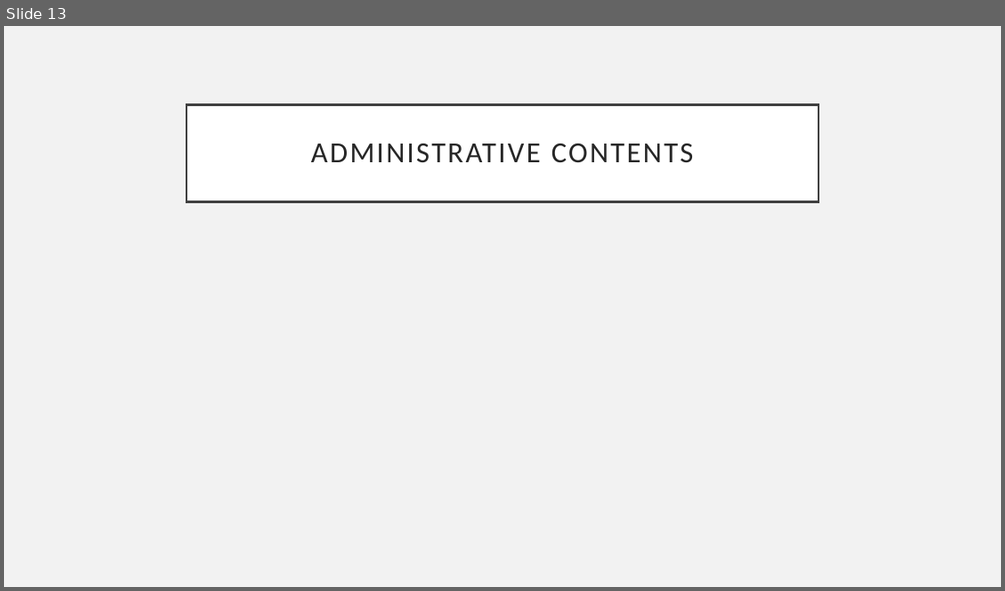
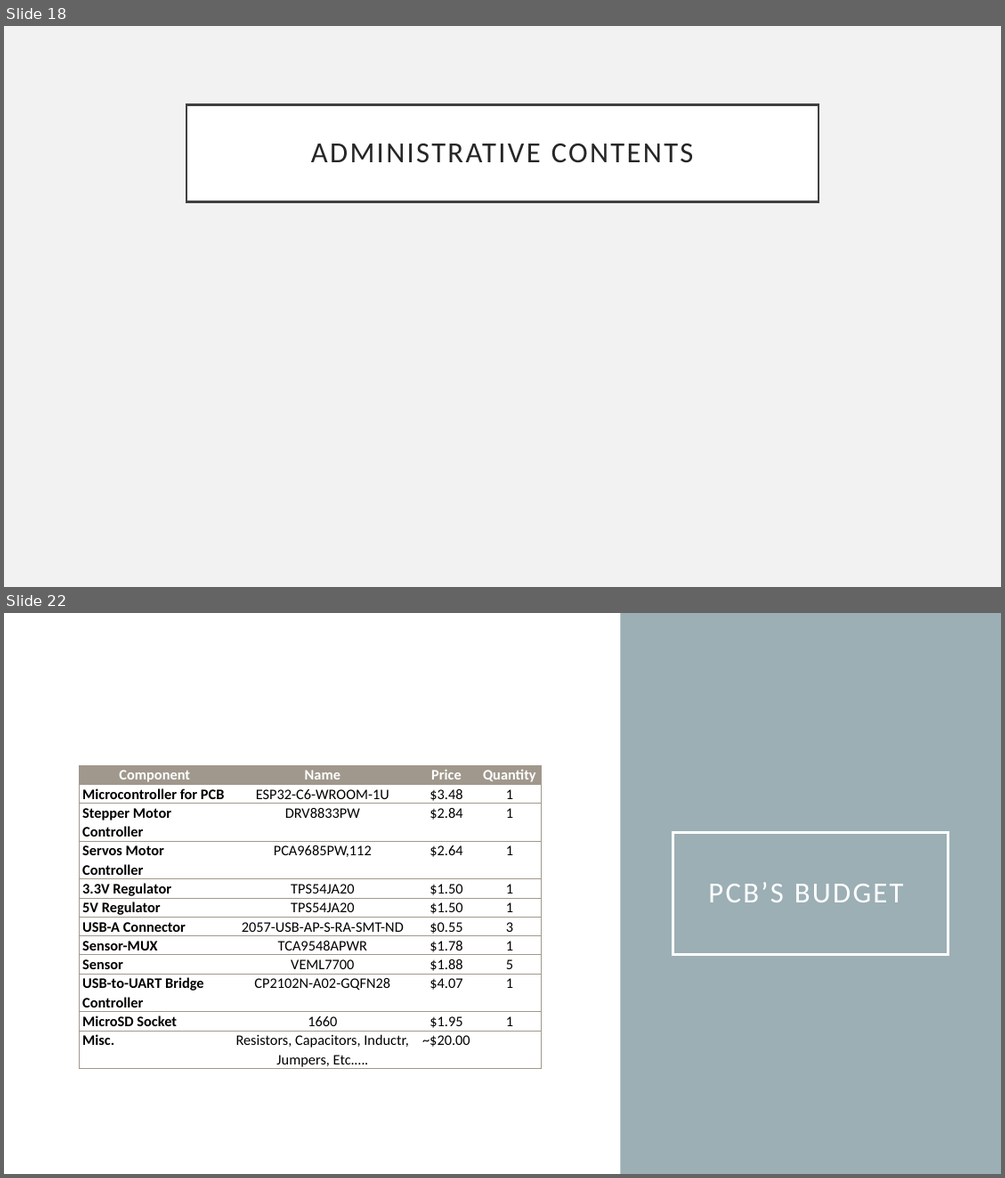
Before and after one commit to PKTidus/astrocom, a slide deck: Documents/CDR_Presentation.pptx. Shown one above the other, each under a label of ours: slide 13 before the commit, slides 18 and 22 after it; the slides between them are not shown. The pictures are 1005x591 and 1005x1178 pixels, drawn with LibreOffice and Linux fonts; fonts in the diff are those of the drawing. Boxes give left, top, right and bottom in pixels: in the first picture for what was removed or moved away, otherwise in the second. Text is boxed around its words. In the diff, an @@ line names an element or a change of style, - is before the commit and + after.

Commit message:
powerpoint

```diff
--- a/Documents/CDR_Presentation.pptx
+++ b/Documents/CDR_Presentation.pptx
@@ slide 22 added at [4, 613, 1001, 1174], background #FFFFFF @@
@@ rectangle added at [620, 613, 1001, 1174], fill #9BAFB5 @@
@@ table added at [80, 765, 542, 1095], 12 rows, 4 columns @@
+Component | Name | Price | Quantity
+Microcontroller for PCB | ESP32-C6-WROOM-1U | $3.48 | 1
+Stepper Motor Controller | DRV8833PW | $2.84 | 1
+Servos Motor Controller | PCA9685PW,112 | $2.64 | 1
+3.3V Regulator | TPS54JA20 | $1.50 | 1
+5V Regulator | TPS54JA20 | $1.50 | 1
+USB-A Connector | 2057-USB-AP-S-RA-SMT-ND | $0.55 | 3
+Sensor-MUX | TCA9548APWR | $1.78 | 1
+Sensor | VEML7700 | $1.88 | 5
+USB-to-UART Bridge Controller | CP2102N-A02-GQFN28 | $4.07 | 1
+MicroSD Socket | 1660 | $1.95 | 1
+Misc. | Resistors, Capacitors, Inductr, Jumpers, Etc.…. | ~$20.00 | 
@@ title added at [673, 832, 948, 955], outline #FFFFFF 2.5 pt, 28 pt, text #FFFFFF @@
+PCB’S BUDGET
@@ what was slide 13 is now slide 18 @@
```
Also in this commit, not shown: 8 other slides added.
